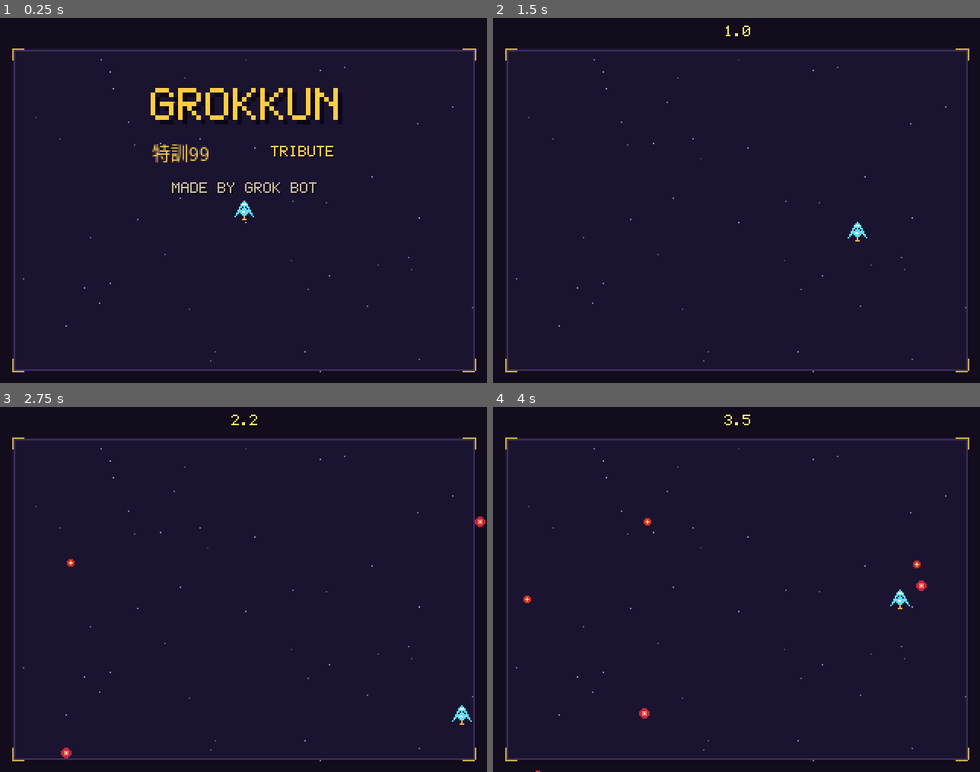
Above: before the commit, frames 1-4 (two rows, left to right).
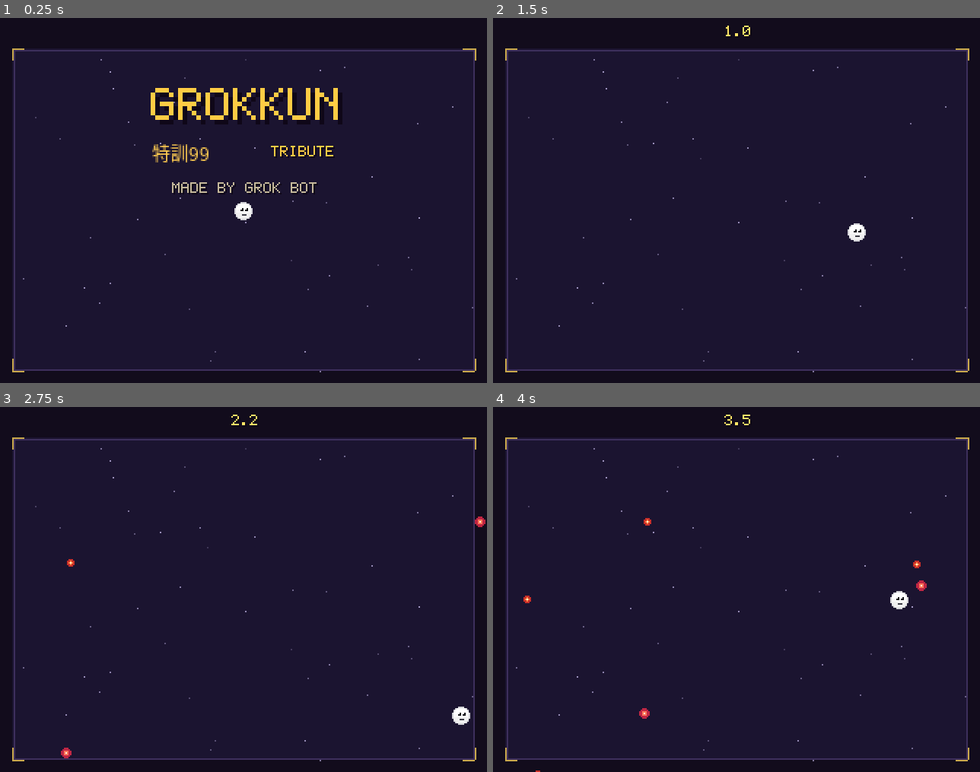
Above: after the commit, the same moments.

Repository: luzi82/grokkun26
Game: Godot game, scene res://scenes/main.tscn
Two runs of this game, one before a commit and one after it. Both use one fixed random seed, a clock stepped at 60 frames per second and the inputs below.
Inputs:
- Up to frame 1 (0.25 s): no input
- Up to frame 2 (1.5 s): tap Enter (start) at 0.5, 0.6 s; hold Right (move_right) 0.53-1.28 s; tap Space at 0.77 s; hold Down (move_down) from 1.28 s (still down); tap Keypad Enter at 1.35 s
- Up to frame 3 (2.75 s): tap Space at 1.52 s; release Down (move_down) at 2.03 s; hold Right (move_right) from 2.03 s (still down); tap Z at 2.1 s
- Up to frame 4 (4 s): release Right (move_right) at 2.78 s; hold Up (move_up) 2.78-3.53 s; tap Enter (start) at 2.85 s; tap Space at 3.02, 3.77 s; hold Left (move_left) from 3.53 s (still down); tap Keypad Enter at 3.6 s

The runs differ from the first frame. In frame 1, 0.1% of the frame differs, in the area x 48-53%, y 50-56%; in frame 2, 0.1%; in frame 3, 0.1%; in frame 4, 0.1%.

Commit message:
Replace the ship sprite with a Grok Bot mascot.
White round body and black eyes at 13×13; hitbox unchanged.

Diff:
--- a/scripts/player.gd
+++ b/scripts/player.gd
@@ -1,5 +1,5 @@
 extends Area2D
-## Tiny ship. Light inertia, snappy stop. Hitbox is slightly smaller than the sprite.
+## Grok Bot mascot (white body, black eyes). Snap-stop. Hitbox slightly smaller than sprite.
 
 signal died
 
Binary file changed: assets/player.png
